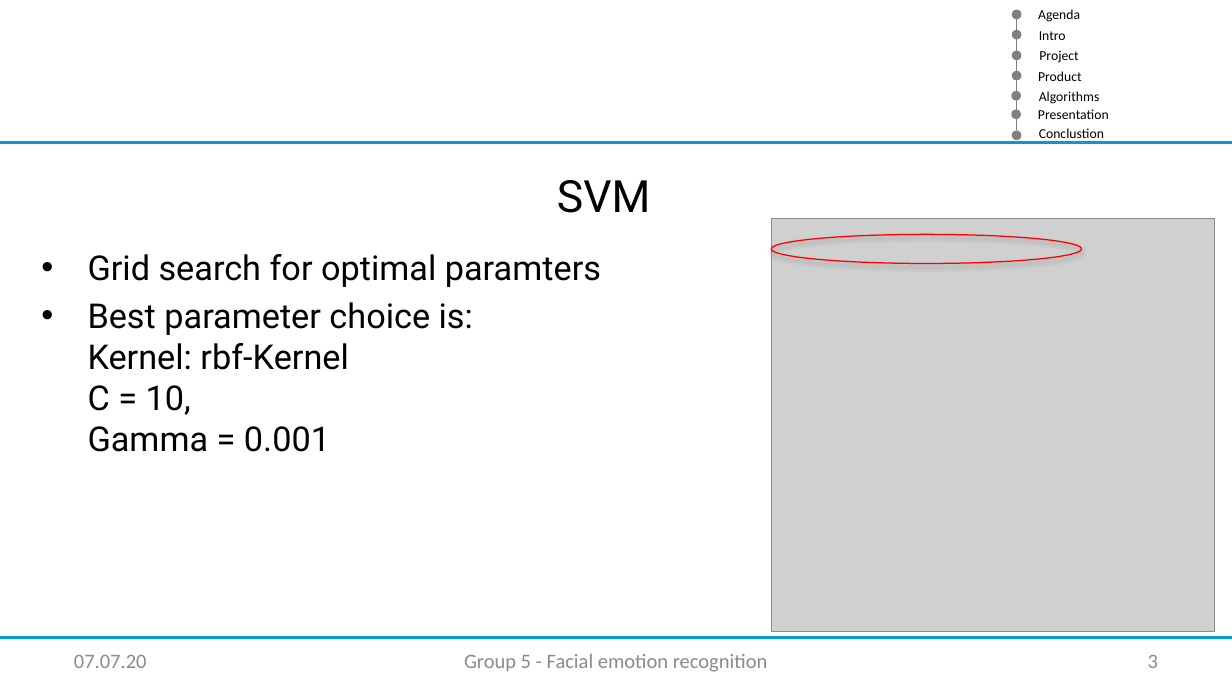
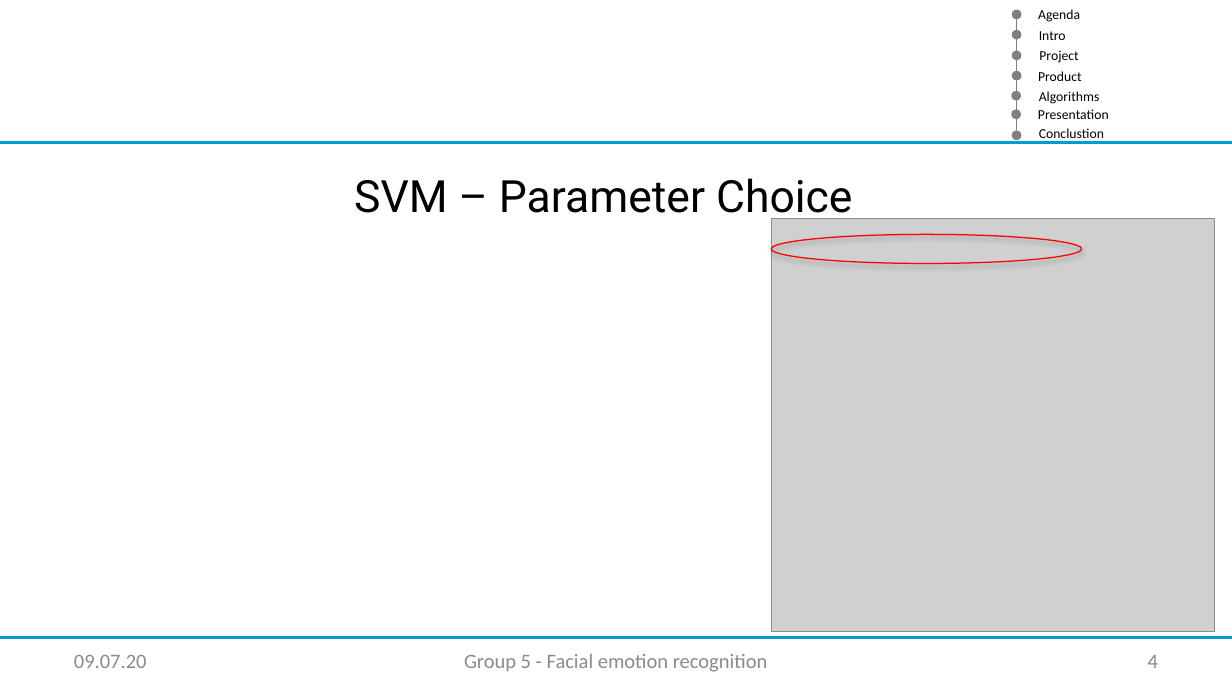
Before and after one commit to XamLe/facial_emotion, a slide deck: slide 4 of Documentation/SVM Folien.pptx (slide 3 before the commit). Drawn at 1232x693 pixels with LibreOffice and Linux fonts; fonts in the diff are those of the drawing; grey boxes stand for pictures; background and template pictures are left out. Boxes give left, top, right and bottom in pixels: in the first picture for what was removed or moved away, otherwise in the second. Text is boxed around its words. In the diff, an @@ line names an element or a change of style, - is before the commit and + after.

```diff
--- a/Documentation/SVM Folien.pptx
+++ b/Documentation/SVM Folien.pptx
@@ text at bbox=[354, 178, 852, 224]: text changed @@
-SVM
+SVM – Parameter Choice
@@ text removed at bbox=[88, 254, 601, 452] @@
-• Grid search for optimal paramters
-• Best parameter choice is:
-  Kernel: rbf-Kernel
-  C = 10,
-  Gamma = 0.001
@@ text at bbox=[74, 655, 147, 668]: text changed @@
-07.07.20
+09.07.20
@@ page number at bbox=[1148, 655, 1158, 668]: text changed @@
-3
+4
```
Also in this commit, not shown: 3 other slides changed, 1 slide added, 1 other file.
